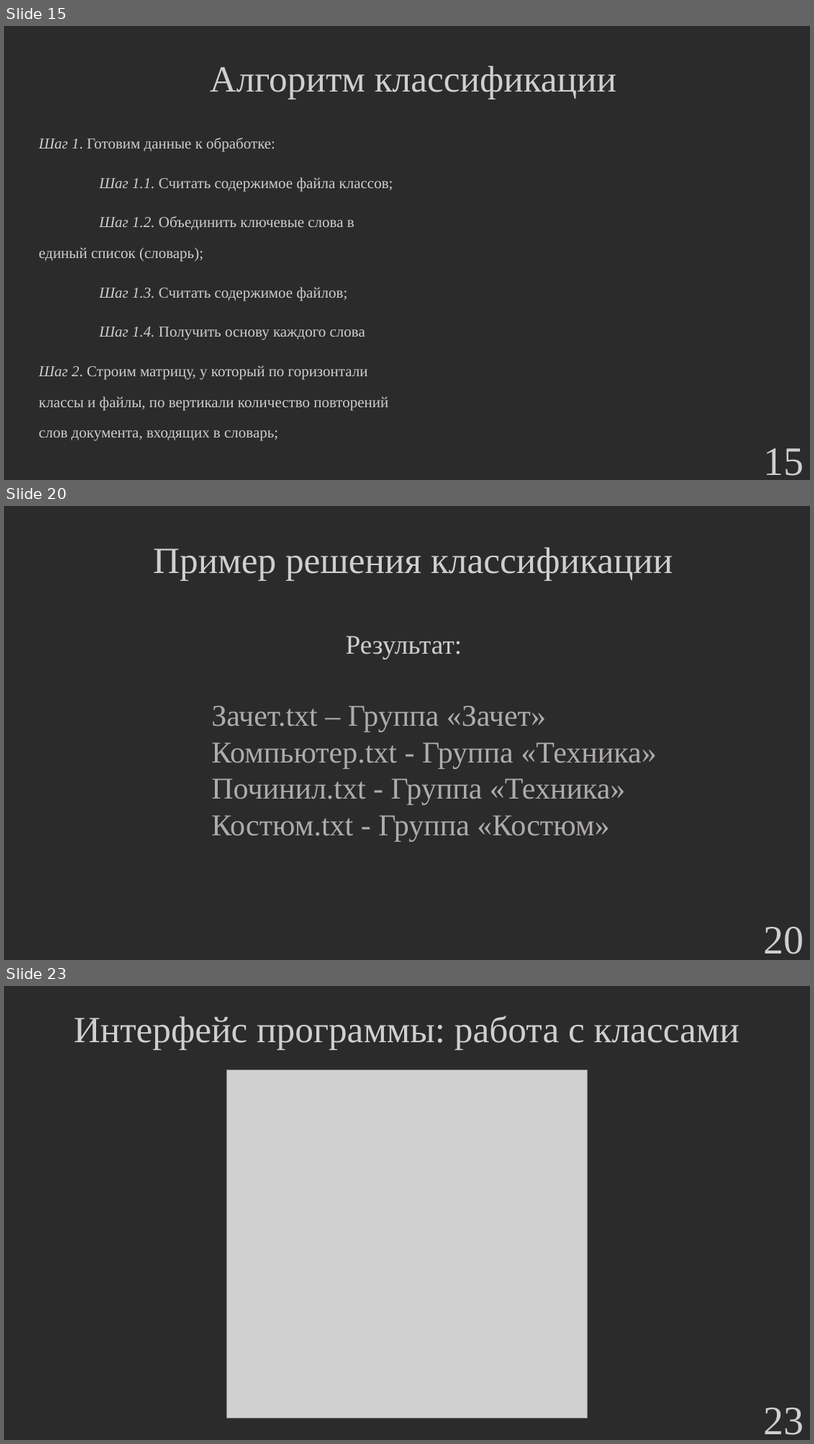
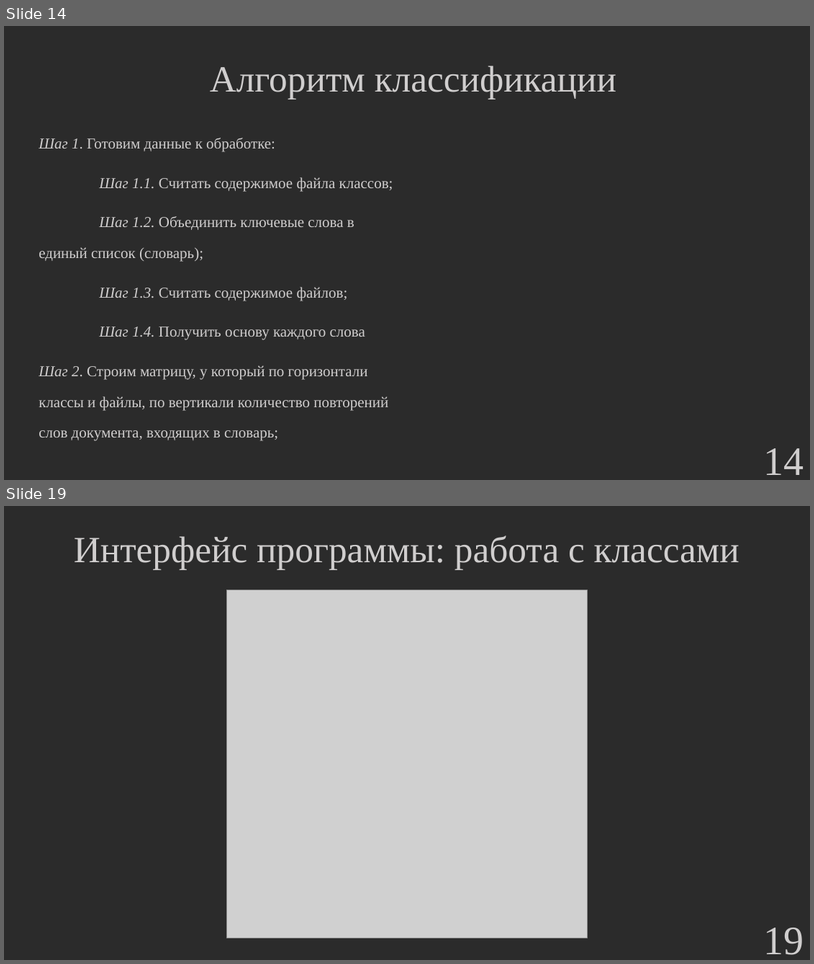
Before and after one commit to hetikk/diplom, a slide deck: docs/Презентация.pptx. Shown one above the other, each under a label of ours: slides 15, 20 and 23 before the commit, slides 14 and 19 after it; the slides between them are not shown. The pictures are 814x1444 and 814x964 pixels, drawn with LibreOffice and Linux fonts; fonts in the diff are those of the drawing; grey boxes stand for pictures; background and template pictures are left out; a plain dark background stands for a picture behind light text. Boxes give left, top, right and bottom in pixels: in the first picture for what was removed or moved away, otherwise in the second. Text is boxed around its words. In the diff, an @@ line names an element or a change of style, - is before the commit and + after.

```diff
--- a/docs/Презентация.pptx
+++ b/docs/Презентация.pptx
@@ slide 20 removed at [4, 506, 810, 960], background picture (left out) @@
@@ text removed at [153, 547, 673, 581] @@
-Пример решения классификации
@@ text removed at [346, 636, 463, 659] @@
-Результат:
@@ text removed at [211, 705, 656, 841] @@
-Зачет.txt – Группа «Зачет»
-Компьютер.txt - Группа «Техника»
-Починил.txt - Группа «Техника»
-Костюм.txt - Группа «Костюм»
@@ page number removed at [764, 926, 805, 954] @@
-20
@@ what was slide 15 is now slide 14 @@
@@ page number at [764, 448, 805, 475]: text changed @@
-15
+14
@@ what was slide 23 is now slide 19 @@
@@ page number at [764, 927, 805, 955]: text changed @@
-23
+19
```
Also in this commit, not shown: 16 slides changed, 3 other slides removed, 2 other files.
